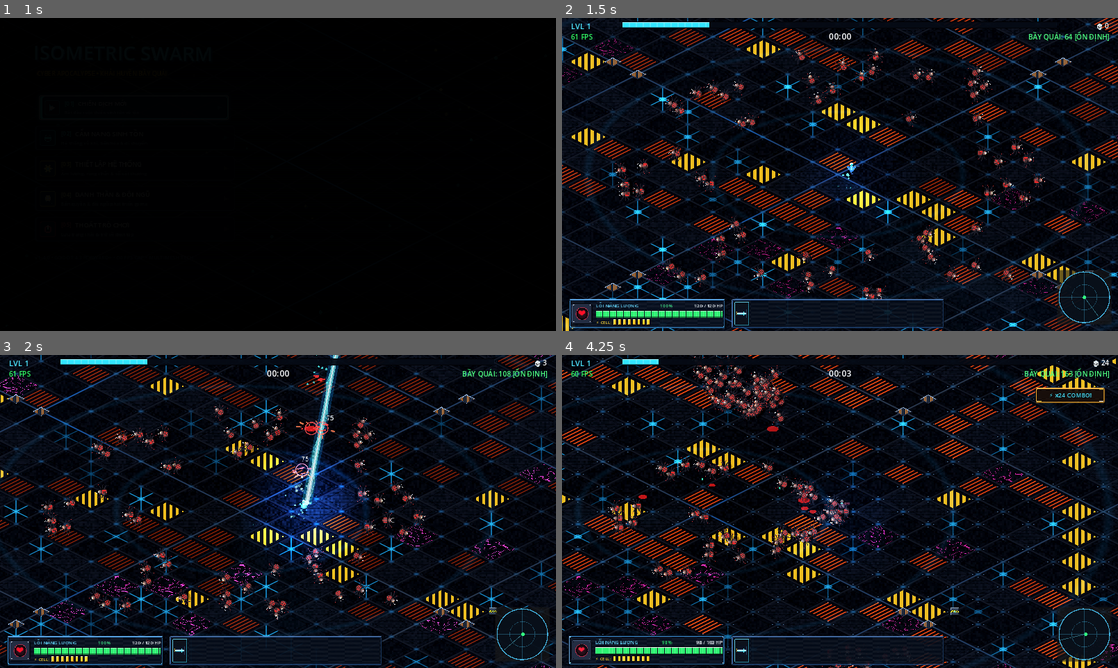
Above: before the commit, frames 1-4 (two rows, left to right).
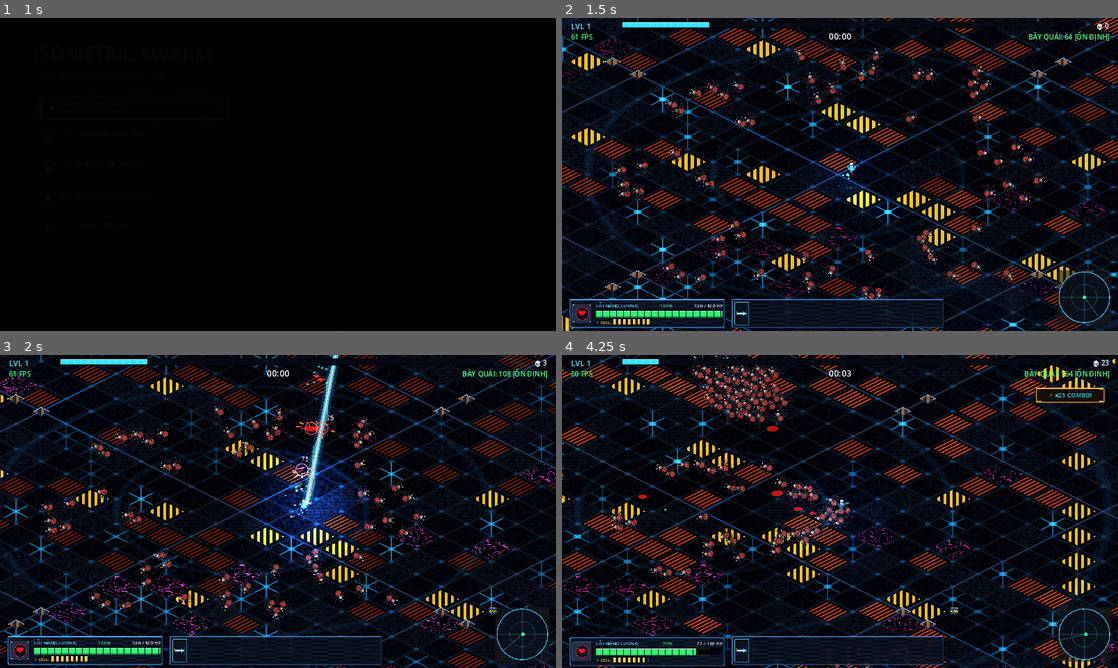
Above: after the commit, the same moments.

Repository: JeffNa1/isometric-swarm
Game: Godot game, scene res://scenes/ui/main_menu.tscn
Two runs of this game, one before a commit and one after it. Both use one fixed random seed, a clock stepped at 60 frames per second and the inputs below.
Inputs (mouse positions are in pixels of both pictures, inside the frame that each line leads up to):
- Up to frame 1 (1 s): click (133, 108) at 0.5 s
- Up to frame 2 (1.5 s): move the mouse to (962, 158) at 1.27 s; hold D (move_right) from 1.28 s (still down); click (962, 158) at 1.42 s
- Up to frame 3 (2 s): keep holding D (move_right)
- Up to frame 4 (4.25 s): release D (move_right) at 2 s; drag from (728, 527) to (862, 477) at 2.02 s; move the mouse to (895, 442) at 2.77 s; hold D (move_right) 2.78-3.5 s; drag from (812, 574) to (673, 464) at 3.52 s

Frame 1 is identical in both runs. In frame 2, less than 0.1% of the frame differs, in the area x 53-59%, y 85-90%; in frame 3, 0.1%; in frame 4, 11%, in the area x 0-100%, y 0-100%.

Commit message:
feat: remove dmg i-frames for real-time swarm damage; optimize particle culling and spatial grid loops

Diff:
--- a/scripts/particle_manager.gd
+++ b/scripts/particle_manager.gd
@@ -13,6 +13,12 @@
 
 var active_count: int = 0
 var ground_canvas: Node2D = null
+var player_ref: Node2D = null
+
+func _get_player() -> void:
+	var cur = get_tree().current_scene
+	if cur:
+		player_ref = cur.get_node_or_null("Entities/Player")
 
 func _ready() -> void:
 	z_as_relative = false
@@ -231,10 +237,17 @@
 func _on_ground_draw() -> void:
 	if not is_instance_valid(ground_canvas):
 		return
+	if not is_instance_valid(player_ref):
+		_get_player()
+	var p_pos_ref = player_ref.global_position if is_instance_valid(player_ref) else Vector2.ZERO
+
 	ground_canvas.draw_set_transform(Vector2.ZERO, 0.0, Vector2(1.0, 0.5))
 	for i in range(active_count):
 		var ptype = p_type[i]
 		if ptype == 0 or ptype == 3:
+			# Cull off-screen ground decals (> 1250px)
+			if (p_pos[i] - p_pos_ref).length_squared() > 1562500.0:
+				continue
 			var alpha = clamp(p_life[i] / p_max_life[i], 0.0, 1.0)
 			var c = p_color[i]
 			c.a *= alpha
@@ -243,9 +256,13 @@
 	ground_canvas.draw_set_transform(Vector2.ZERO, 0.0, Vector2.ONE)
 
 func _draw() -> void:
+	var p_pos_ref = player_ref.global_position if is_instance_valid(player_ref) else Vector2.ZERO
 	for i in range(active_count):
 		var ptype = p_type[i]
 		if ptype != 0 and ptype != 3:
+			# Cull off-screen air particles (> 1250px)
+			if (p_pos[i] - p_pos_ref).length_squared() > 1562500.0:
+				continue
 			var alpha = clamp(p_life[i] / p_max_life[i], 0.0, 1.0)
 			var c = p_color[i]
 			c.a *= alpha
--- a/scripts/player.gd
+++ b/scripts/player.gd
@@ -22,8 +22,8 @@
 var walk_cycle: float = 0.0
 var facing_right: bool = true
 var is_invulnerable: bool = false
-var invuln_timer: float = 0.0
 var hurt_flash_timer: float = 0.0
+var hurt_sfx_timer: float = 0.0
 
 var sound_mgr: Node = null
 var camera_node: Camera2D = null
@@ -118,10 +118,8 @@
 		particle_mgr.spawn_sparks(global_position, Color(3.5, 3.0, 0.4, 1.0), 20)
 
 func _physics_process(delta: float) -> void:
-	if is_invulnerable:
-		invuln_timer -= delta
-		if invuln_timer <= 0.0:
-			is_invulnerable = false
+	if hurt_sfx_timer > 0.0:
+		hurt_sfx_timer -= delta
 
 	if overclock_timer > 0.0:
 		overclock_timer -= delta
@@ -130,10 +128,6 @@
 
 	if hurt_flash_timer > 0.0:
 		hurt_flash_timer -= delta
-		queue_redraw()
-
-	if invuln_timer > 0.0:
-		invuln_timer -= delta
 		queue_redraw()
 
 	if recoil_offset.length_squared() > 0.001:
@@ -181,24 +175,22 @@
 	get_tree().paused = false
 
 func take_damage(amount: float) -> void:
-	if current_health <= 0.0 or invuln_timer > 0.0:
+	if current_health <= 0.0:
 		return
 
-	invuln_timer = 0.28
-	hurt_flash_timer = 0.18
 	current_health = max(0.0, current_health - amount)
 	health_changed.emit(current_health, max_health)
 
-	if not sound_mgr:
-		_get_managers()
-
-	if sound_mgr and sound_mgr.has_method("play_hit"):
-		sound_mgr.play_hit()
-
-	if camera_node and camera_node.has_method("add_trauma"):
-		camera_node.add_trauma(0.26)
-
-	queue_redraw()
+	if hurt_sfx_timer <= 0.0:
+		hurt_sfx_timer = 0.14
+		hurt_flash_timer = 0.12
+		if not sound_mgr:
+			_get_managers()
+		if sound_mgr and sound_mgr.has_method("play_hit"):
+			sound_mgr.play_hit()
+		if camera_node and camera_node.has_method("add_trauma"):
+			camera_node.add_trauma(0.20)
+		queue_redraw()
 
 	if current_health <= 0.0:
 		player_died.emit()
@@ -347,9 +339,6 @@
 	var tex = player_frames[clampi(active_frame, 0, player_frames.size() - 1)]
 	var flip = 1.0 if facing_right else -1.0
 	var col = Color(5.0, 1.5, 1.5, 1.0) if hurt_flash_timer > 0.0 else Color(1.0, 1.0, 1.0, 1.0)
-	if invuln_timer > 0.0:
-		var flick = (int(Time.get_ticks_msec() / 45) % 2) == 0
-		col.a = 0.35 if flick else 0.95
 
 	draw_set_transform(recoil_offset, 0.0, Vector2(flip, 1.0))
 	draw_texture(tex, Vector2(-24.0, -41.0), col)
--- a/scripts/spatial_grid.gd
+++ b/scripts/spatial_grid.gd
@@ -65,21 +65,23 @@
 				curr = entity_next[curr]
 	return result
 
+const ADJ_DX: PackedInt32Array = [0, -1, 0, 1, -1, 1, -1, 0, 1]
+const ADJ_DY: PackedInt32Array = [0, -1, -1, -1, 0, 0, 1, 1, 1]
+
 func get_in_cell_and_adjacent(pos: Vector2) -> Array[int]:
 	var cx: int = int(floor(pos.x * inv_cell_size))
 	var cy: int = int(floor(pos.y * inv_cell_size))
 	var result: Array[int] = []
 
-	for ox in range(-1, 2):
-		var ncx: int = cx + ox
-		for oy in range(-1, 2):
-			var ncy: int = cy + oy
-			var h: int = ((ncx * 73856093) ^ (ncy * 19349663)) & TABLE_MASK
-			var curr: int = cell_head[h]
-			while curr != -1:
-				if entity_cell_x[curr] == ncx and entity_cell_y[curr] == ncy:
-					result.append(curr)
-				curr = entity_next[curr]
+	for n in 9:
+		var ncx: int = cx + ADJ_DX[n]
+		var ncy: int = cy + ADJ_DY[n]
+		var h: int = ((ncx * 73856093) ^ (ncy * 19349663)) & TABLE_MASK
+		var curr: int = cell_head[h]
+		while curr != -1:
+			if entity_cell_x[curr] == ncx and entity_cell_y[curr] == ncy:
+				result.append(curr)
+			curr = entity_next[curr]
 	return result
 
 func get_neighbors_capped(pos: Vector2, max_count: int = 6) -> Array[int]:
@@ -87,16 +89,15 @@
 	var cy: int = int(floor(pos.y * inv_cell_size))
 	var result: Array[int] = []
 
-	for ox in range(-1, 2):
-		var ncx: int = cx + ox
-		for oy in range(-1, 2):
-			var ncy: int = cy + oy
-			var h: int = ((ncx * 73856093) ^ (ncy * 19349663)) & TABLE_MASK
-			var curr: int = cell_head[h]
-			while curr != -1:
-				if entity_cell_x[curr] == ncx and entity_cell_y[curr] == ncy:
-					result.append(curr)
-					if result.size() >= max_count:
-						return result
-				curr = entity_next[curr]
+	for n in 9:
+		var ncx: int = cx + ADJ_DX[n]
+		var ncy: int = cy + ADJ_DY[n]
+		var h: int = ((ncx * 73856093) ^ (ncy * 19349663)) & TABLE_MASK
+		var curr: int = cell_head[h]
+		while curr != -1:
+			if entity_cell_x[curr] == ncx and entity_cell_y[curr] == ncy:
+				result.append(curr)
+				if result.size() >= max_count:
+					return result
+			curr = entity_next[curr]
 	return result
--- a/scripts/swarm_manager.gd
+++ b/scripts/swarm_manager.gd
@@ -251,7 +251,7 @@
 					var scuttle = sin(ticks * 16.0 + float(i) * 1.5) * 0.18
 					rot = velocities[i].angle() + PI * 0.5 + scuttle
 		else:
-			rot = velocities[i].angle() + PI * 0.5
+			rot = 0.0
 
 		var t = Transform2D(rot, Vector2.ONE, 0.0, positions[i])
 		match t_type:
